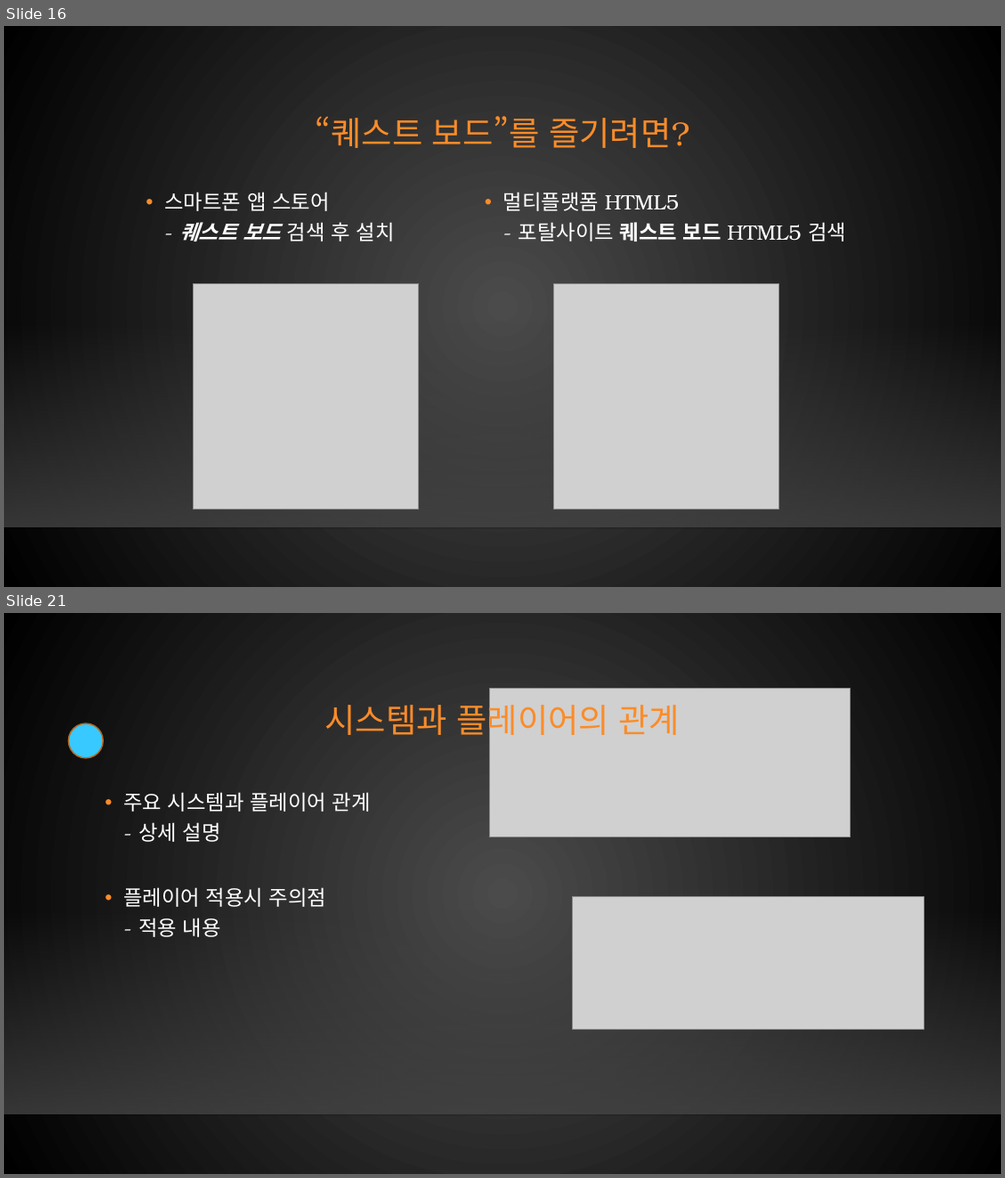
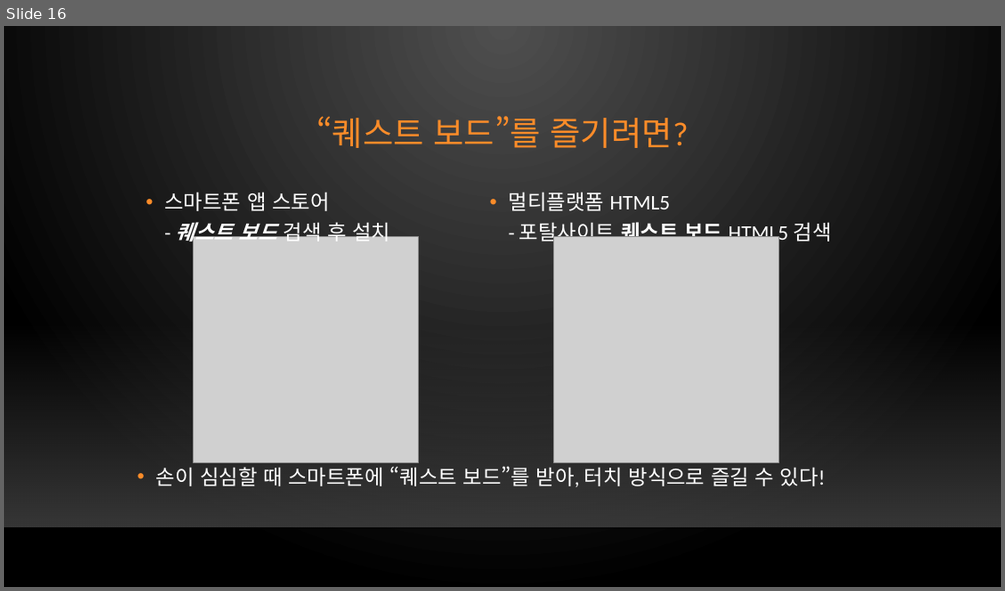
Before and after one commit to xqiwipx/first_project, a slide deck: Kims_project.pptx. Shown one above the other, each under a label of ours: slides 16 and 21 before the commit, slide 16 after it; the slides between them are not shown. The pictures are 1005x1178 and 1005x591 pixels, drawn with LibreOffice and Linux fonts; fonts in the diff are those of the drawing; grey boxes stand for pictures; background and template pictures are left out. Boxes give left, top, right and bottom in pixels: in the first picture for what was removed or moved away, otherwise in the second. Text is boxed around its words. In the diff, an @@ line names an element or a change of style, - is before the commit and + after.

Commit message:
Update Kims_project.pptx
240319내용추가

```diff
--- a/Kims_project.pptx
+++ b/Kims_project.pptx
@@ slide 21 removed at [4,613,1001,1174], background gradient #4B4B4B to #000000; not listed: 2 template elements that a slide beside it also shows @@
@@ picture removed at [489,689,850,837] @@
@@ title removed at [324,698,680,741] @@
-시스템과 플레이어의 관계
@@ ellipse removed at [68,723,103,758] @@
@@ text removed at [123,792,371,937] @@
-• 주요 시스템과 플레이어 관계
-  - 상세 설명
-• 플레이어 적용시 주의점
-  - 적용 내용
@@ picture removed at [573,897,923,1029] @@
@@ slide 16 changed as well @@
@@ background gradient #4B4B4B to #000000 to gradient #505050 to #000000 @@
@@ font TeX Gyre Bonum to Calibri in 3 elements at [316,116,688,148], [164,192,390,245], [509,192,832,245] @@
@@ picture: place and size @@
-picture at [194,283,418,508]
+picture at [194,237,418,462]
@@ picture: place and size @@
-picture at [554,283,778,508]
+picture at [554,237,778,462]
@@ text added at [156,466,825,487], 20 pt, text #FFFFFF @@
+• 손이 심심할 때 스마트폰에 “퀘스트 보드”를 받아, 터치 방식으로 즐길 수 있다!
```
Also in this commit, not shown: 25 other slides changed, 4 slides added, 2 other slides removed.
